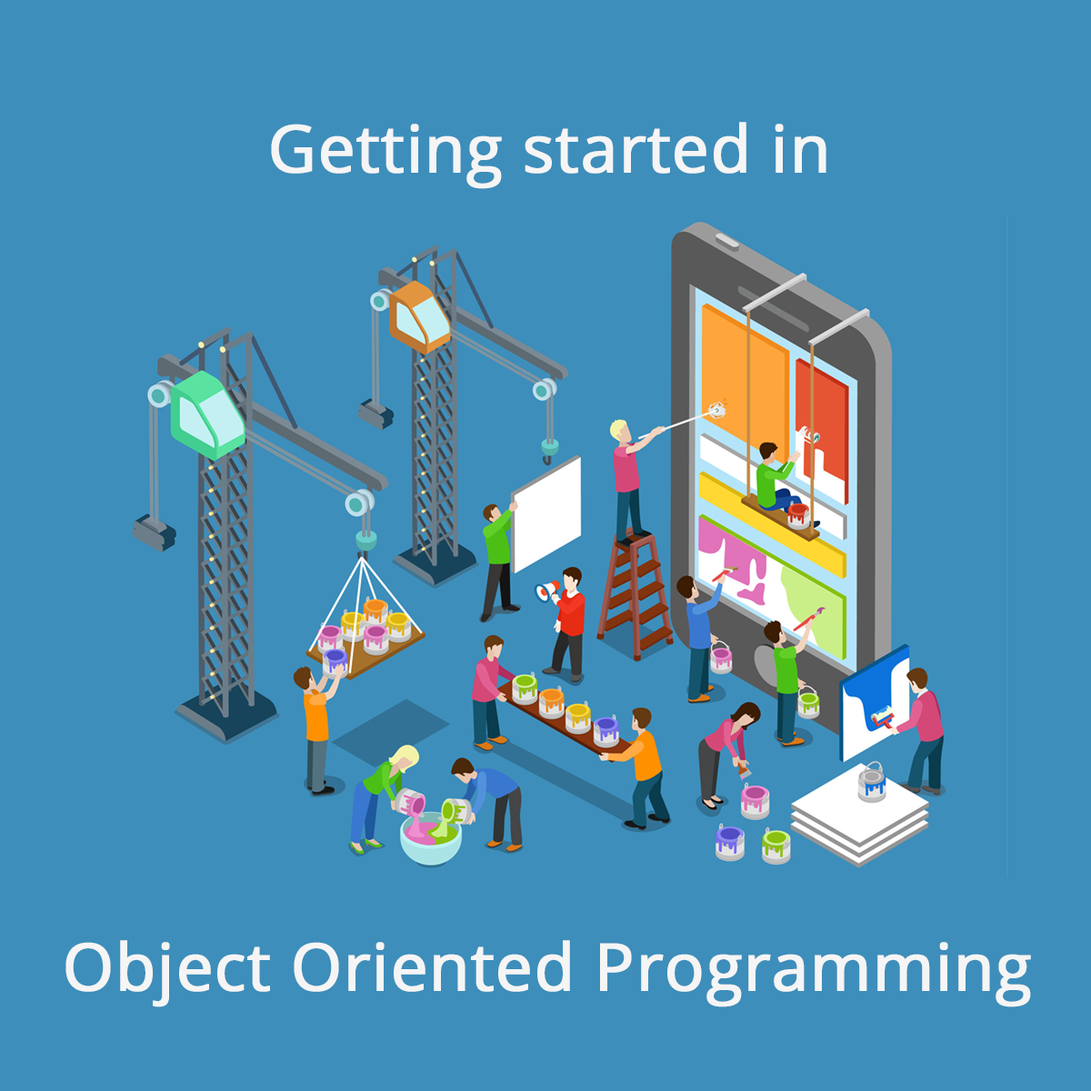
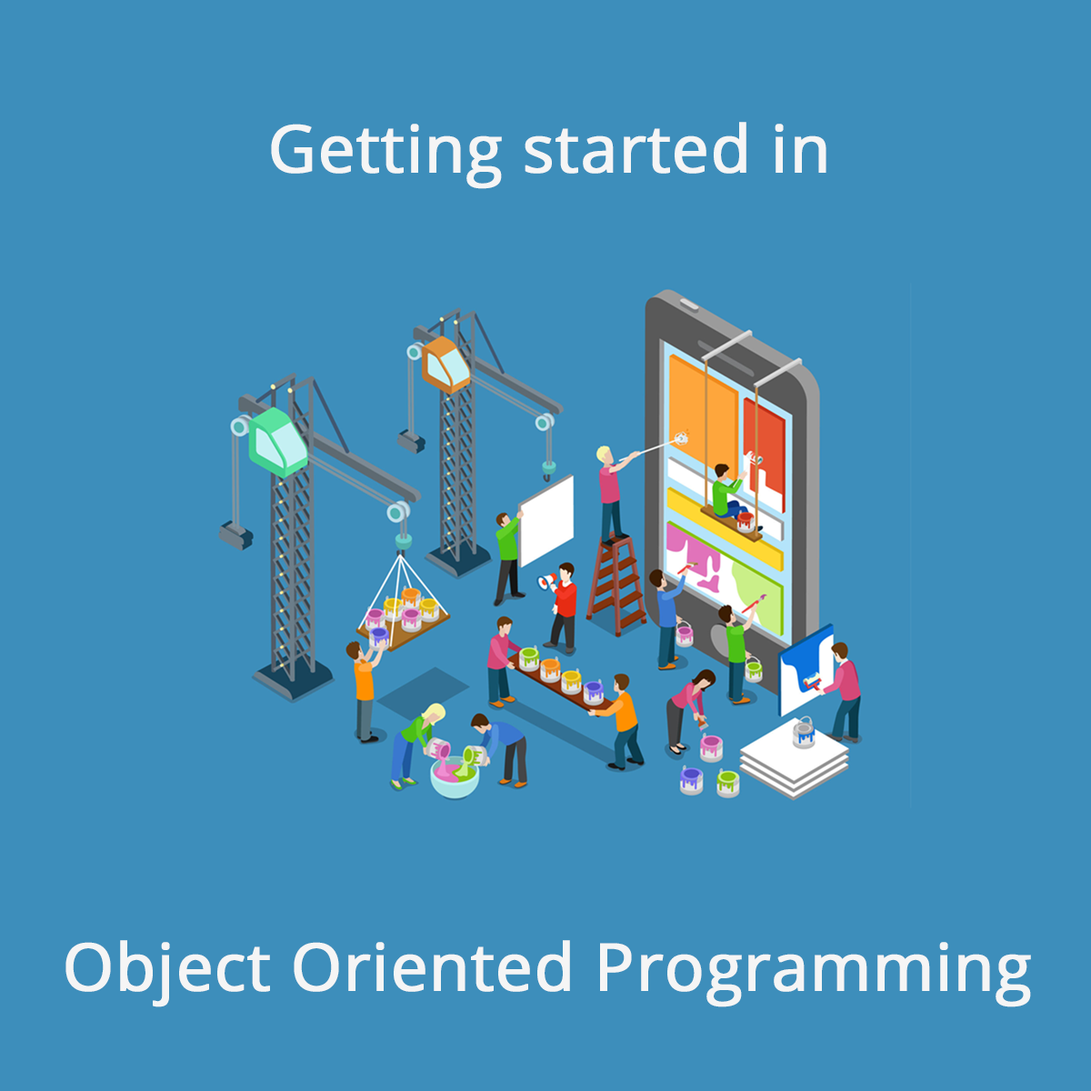
Layered file, before and after one edit (1091x1091). Changes by layer:
painted on "Layer 1" over 130, 213, 1008, 878
